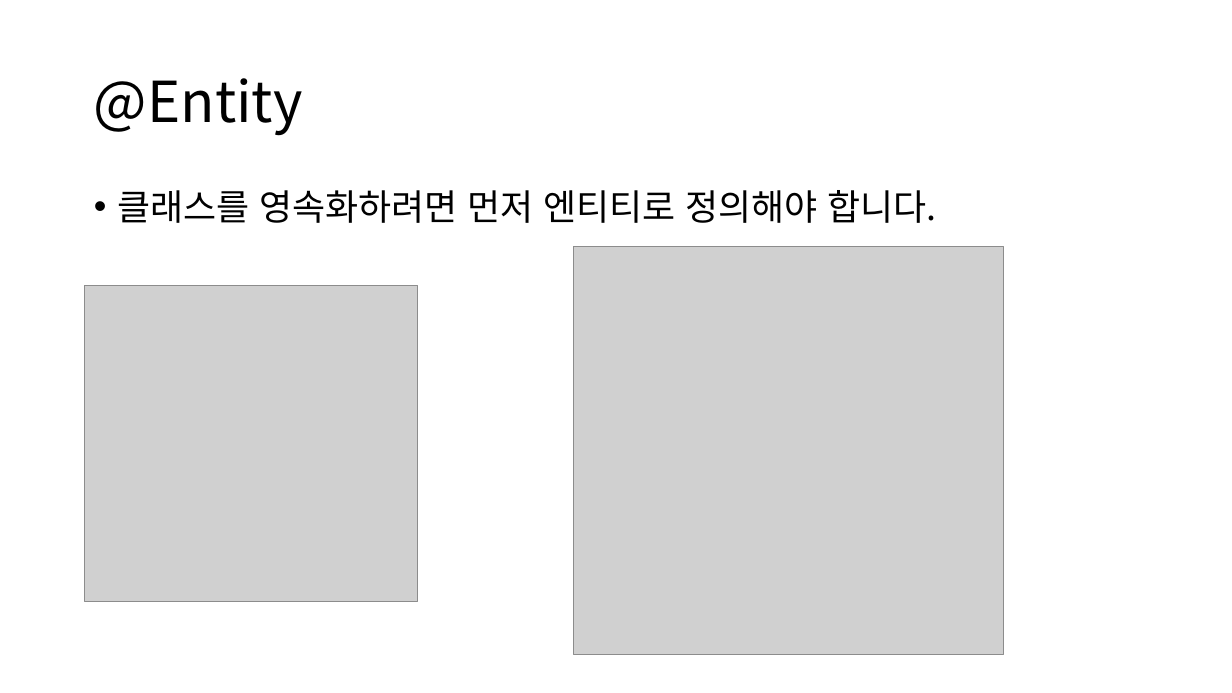
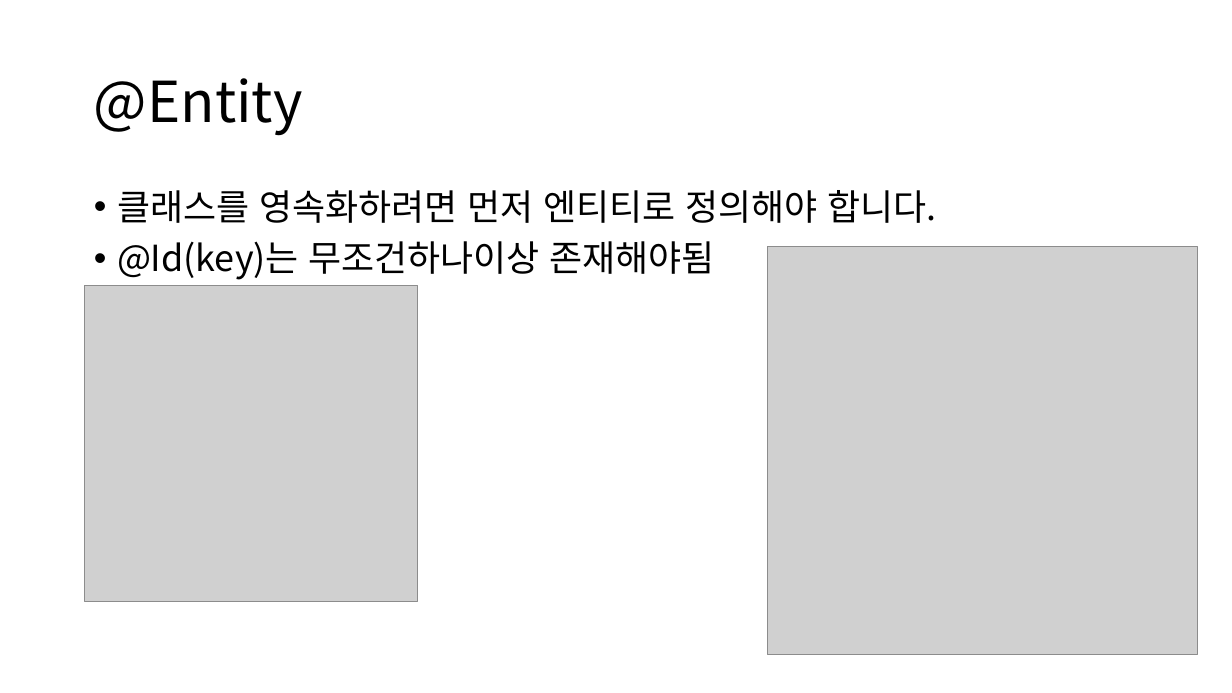
Before and after one commit to visualkhh/book-hibernate, a slide deck: slide 12 of hibernate5.x.pptx (slide 11 before the commit). Drawn at 1232x693 pixels with LibreOffice and Linux fonts; fonts in the diff are those of the drawing; grey boxes stand for pictures. Boxes give left, top, right and bottom in pixels: in the first picture for what was removed or moved away, otherwise in the second. Text is boxed around its words. In the diff, an @@ line names an element or a change of style, - is before the commit and + after.

```diff
--- a/hibernate5.x.pptx
+++ b/hibernate5.x.pptx
@@ text at <box>117,241,715,280</box>: paragraph added @@
+• @Id(key)는 무조건하나이상 존재해야됨
@@ picture: place and size @@
-picture at <box>573,247,1004,654</box>
+picture at <box>767,247,1198,654</box>
```
Also in this commit, not shown: 9 other slides changed, 2 slides added.
